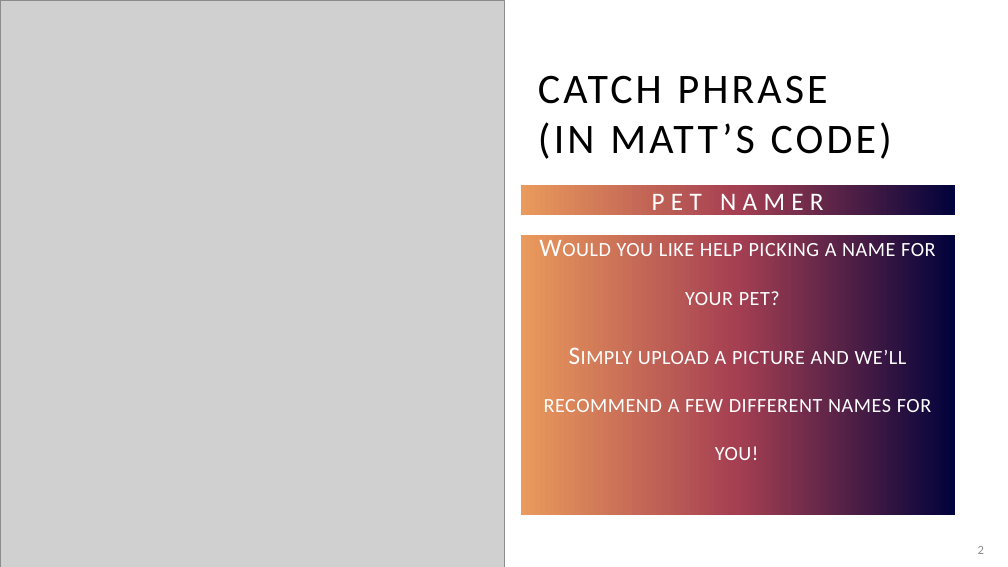
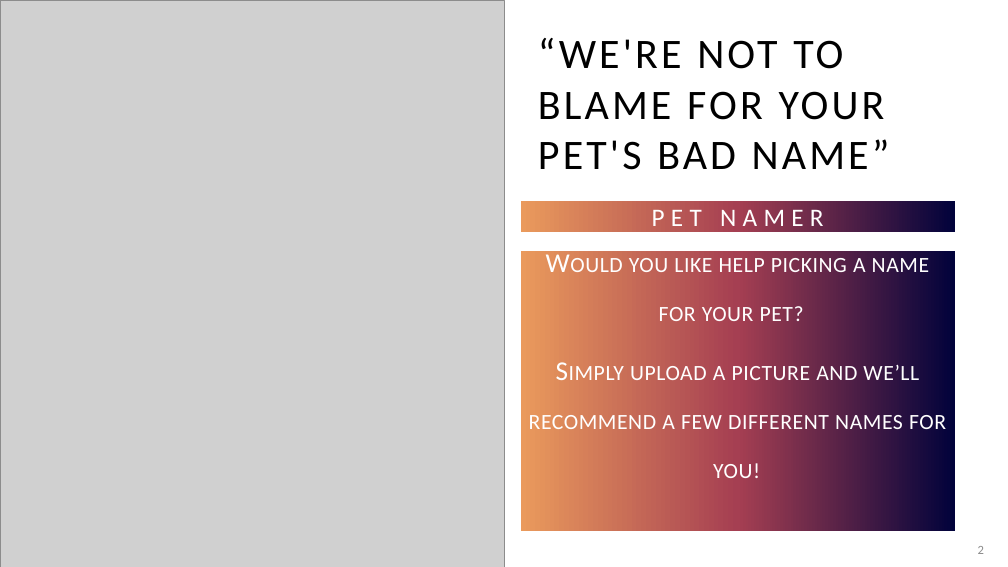
Before and after one commit to adriaonline/CPT200SP24-Team1, a slide deck: slide 2 of Phase 2 Docs/Phase 2 - Presentation.pptx. Drawn at 1008x567 pixels with LibreOffice and Linux fonts; fonts in the diff are those of the drawing; grey boxes stand for pictures. Boxes give left, top, right and bottom in pixels: in the first picture for what was removed or moved away, otherwise in the second. Text is boxed around its words. In the diff, an @@ line names an element or a change of style, - is before the commit and + after.

```diff
--- a/Phase 2 Docs/Phase 2 - Presentation.pptx
+++ b/Phase 2 Docs/Phase 2 - Presentation.pptx
@@ title at (x1=538, y1=38, x2=890, y2=170): text changed @@
-CATCH PHRASE
-(IN MATT’S CODE)
+“WE'RE NOT TO BLAME FOR YOUR PET'S BAD NAME”
@@ text "PET NAMER" moved from (x1=521, y1=185, x2=955, y2=216) to (x1=521, y1=201, x2=955, y2=231) @@
@@ text "Would you like help picking ..." moved from (x1=521, y1=235, x2=955, y2=516) to (x1=521, y1=251, x2=955, y2=532) @@
@@ text "Would you like help picking ..." at (x1=521, y1=251, x2=955, y2=532): size 24 to 25.9 pt; line spacing 1.6 to 1.5 @@
```
Also in this commit, not shown: 1 other slide changed.
